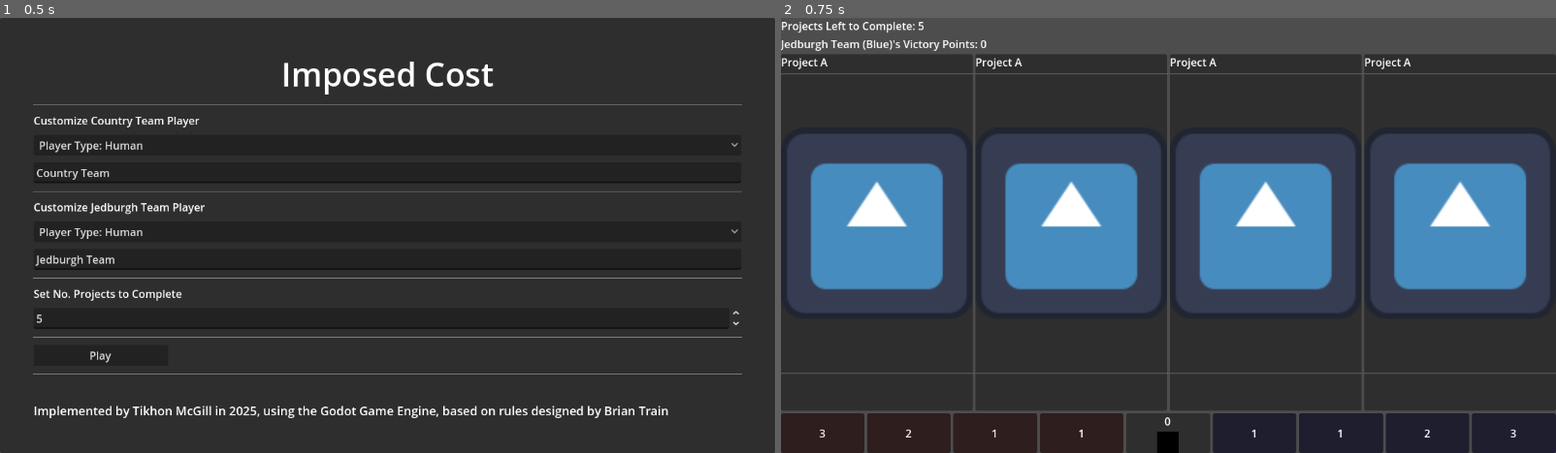
Above: before the commit, frames 1-2 (left to right).
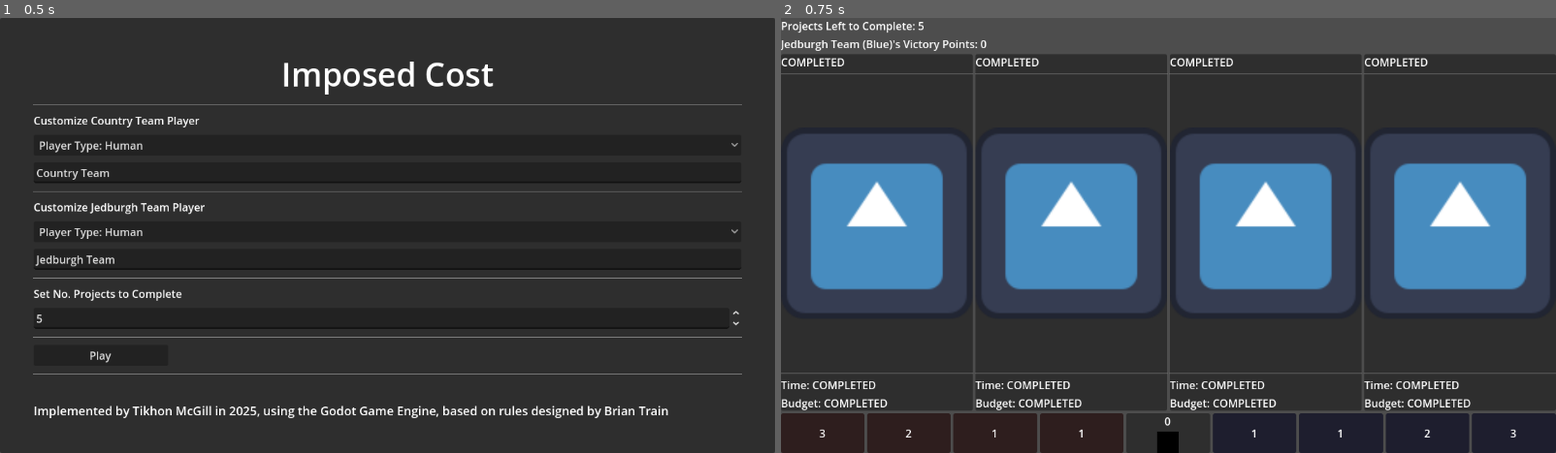
Above: after the commit, the same moments.

Repository: TikhonMcGill/ImposedCost
Game: Godot game, scene res://assets/scenes/main_menu/main_menu.tscn
The game is run twice, just before and just after one commit, with the same random seed, the same clock (stepped at 60 frames per second) and the same inputs. The engine's default icon, where the game draws it, is replaced by a stand-in: a white triangle on a blue panel in a dark square.
Inputs:
- Up to frame 1 (0.5 s): no input
- Up to frame 2 (0.75 s): click "Play" at 0.5 s

Frame 1 is identical in both runs. In frame 2, 1.6% of the frame differs, in the area x 0-89%, y 9-91%.
Error in both runs: Assertion failed: Human, Utility, Minimax not Implemented yet (res://assets/scenes/game/game.gd:27)

Commit message:
Truly fix project time, fix new project black

Diff:
--- a/assets/scenes/game/game.gd
+++ b/assets/scenes/game/game.gd
@@ -88,9 +88,7 @@
 
 #Blacken a Project Container, implying it is completed
 func _darken_project_container(slot: int) -> void:
-	var new_tween: Tween = create_tween()
-	new_tween.tween_property(project_container_container.get_child(slot).get_child(0), "modulate", Color.BLACK, 0.5)
-	await new_tween.finished
+	project_container_container.get_child(slot).modulate = Color.BLACK
 
 func _setup_game() -> void:
 	randomize()
--- a/assets/scenes/game/project_container/project_container.gd
+++ b/assets/scenes/game/project_container/project_container.gd
@@ -16,6 +16,11 @@
 	if my_project != null:
 		time_label.text = "Time: %d" % my_project.time
 		budget_label.text = "Budget: %d" % my_project.budget
+		project_label.text = my_project.project_card.card_name
+	else:
+		time_label.text = "Time: COMPLETED"
+		budget_label.text = "Budget: COMPLETED"
+		project_label.text = "COMPLETED"
 
 ##Set the Project Container's Project
 func set_project(project: Project) -> void:
--- a/assets/scripts/game_state/game_state.gd
+++ b/assets/scripts/game_state/game_state.gd
@@ -722,7 +722,7 @@
 			_transfer_to_phase(PHASE.GAME_END, TEAM.NOBODY)
 		else:
 			for p: Project in projects:
-				if p != null and p.budget > 0 and p.time < 0:
+				if p != null and p.budget > 0 and p.time < 9:
 					p.time += 1
 			print("Projects still left to play, transferring back to Draw Cards Phase!")
 			print("\n")
Not shown, changed: admin/next_plans.txt
Not shown, changed: admin/plans.txt
